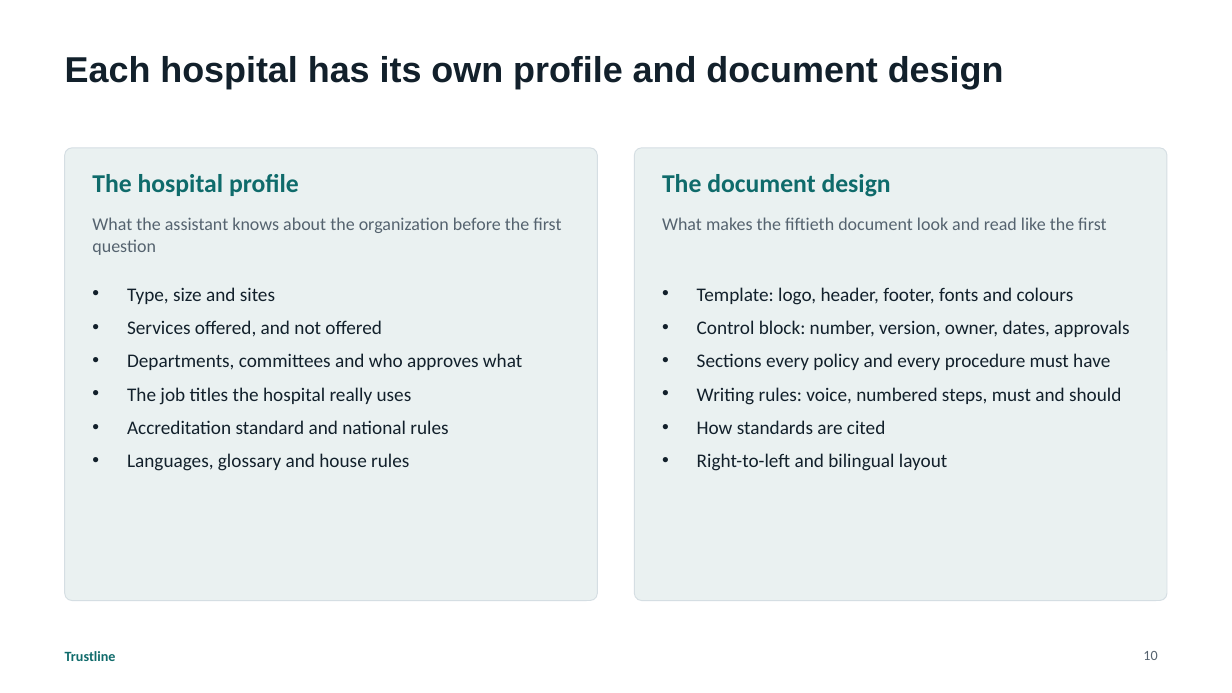
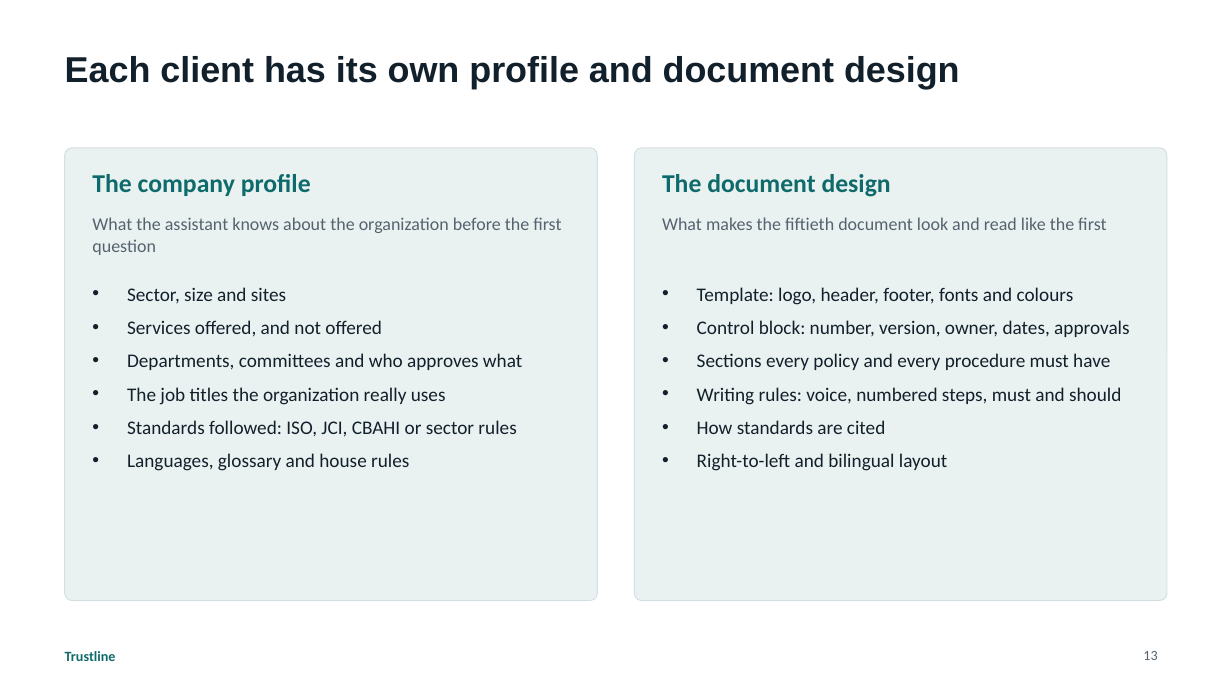
Before and after one commit to husseinalbustany/Trustline, a slide deck: slide 13 of docs/presentations/Trustline-Platform-Overview.pptx (slide 10 before the commit). Drawn at 1232x693 pixels with LibreOffice and Linux fonts; fonts in the diff are those of the drawing. Boxes give left, top, right and bottom in pixels: in the first picture for what was removed or moved away, otherwise in the second. Text is boxed around its words. In the diff, an @@ line names an element or a change of style, - is before the commit and + after.

```diff
--- a/docs/presentations/Trustline-Platform-Overview.pptx
+++ b/docs/presentations/Trustline-Platform-Overview.pptx
@@ title at [65,56,960,89]: text changed @@
-Each hospital has its own profile and document design
+Each client has its own profile and document design
@@ text at [92,174,311,196]: text changed @@
-The hospital profile
+The company profile
@@ text at [127,287,286,303]: text changed @@
-• Type, size and sites
+• Sector, size and sites
@@ text at [127,387,516,437]: text changed @@
-• The job titles the hospital really uses
-• Accreditation standard and national rules
+• The job titles the organization really uses
+• Standards followed: ISO, JCI, CBAHI or sector rules
@@ page number at [1143,651,1157,660]: text changed @@
-10
+13
```
Also in this commit, not shown: 16 other slides changed, 10 slides added, 2 other files.
